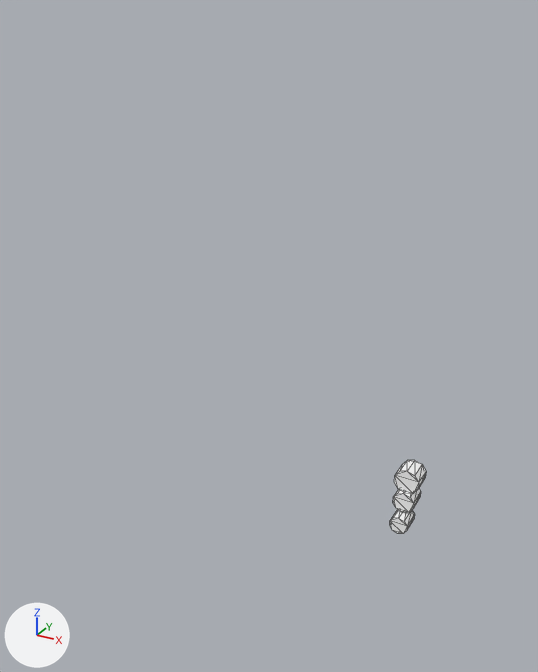
Before and after pictures for a commit that changed the glTF model public/assets/characters/species/tail_short.glb.
The view is the same before and after, from a camera (50 mm lens) standing at (0.479, -0.735, 1.048) and looking at (-0.122, 0.358, 0.502). Lighting does not change. The marker at lower left points along +X, +Y and +Z. The picture after the commit comes second. Mesh edges are drawn as thin lines. Where no turn or scale is listed for an object, it has been applied to the vertices. Vertices at exactly the same position are counted once.

Before the edit, the objects in view are built like this:
```python
me_cylinder = bpy.data.meshes.new('Cylinder')
me_cylinder.from_pydata(...)  # a 10-sided cylinder along y spanning x -0.033..0.033, y 0.89..0.95, z -0.135..-0.065; a 10-sided cylinder along y spanning x -0.028..0.028, y 0.877..0.937, z -0.187..-0.127; a 10-sided cylinder along y spanning x -0.024..0.024, y 0.85..0.91, z -0.239..-0.189
me_cylinder.materials.append(mat_tail_short_mat)  # white #ffffff
ob_tail_short = bpy.data.objects.new('tail_short', me_cylinder)
ob_tail_short.location = (0.0, 0.0, 0.0)
```
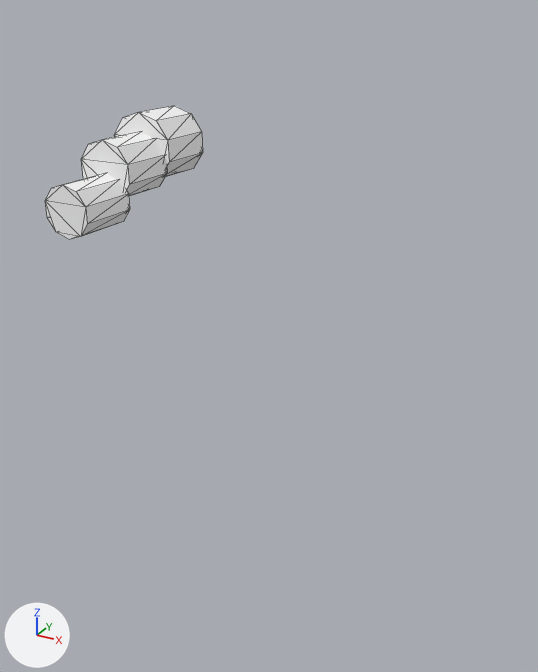
The change, as a diff of the scene's bpy script:
```diff
--- a/public/assets/characters/species/tail_short.glb.py
+++ b/public/assets/characters/species/tail_short.glb.py
@@ me_cylinder @@
 # used by ob_tail_short; location = (0.0, 0.0, 0.0)
-me_cylinder.from_pydata(...)  # 60 vertices, 108 faces; spans x -0.033..0.033, y 0.85..0.95, z -0.239..-0.065
+me_cylinder.from_pydata(...)  # 60 vertices, 108 faces; spans x -0.033..0.033, y -0.244..-0.07, z 0.855..0.955
+# me_cylinder part 1: the loose piece of 20 vertices spanning x -0.033..0.033, y 0.89..0.95, z -0.135..-0.065 is moved by (0.0, -1.02, 1.02)
+# me_cylinder part 2: the loose piece of 20 vertices spanning x -0.028..0.028, y 0.877..0.937, z -0.187..-0.127 is moved by (0.0, -1.064, 1.064)
+# me_cylinder part 3: the loose piece of 20 vertices spanning x -0.024..0.024, y 0.85..0.91, z -0.239..-0.189 is moved by (0.0, -1.094, 1.094)
 me_cylinder.materials.append(mat_tail_short_mat)
```

Changed parts and their boxes (x1, y1, x2, y2) in the pictures (538 x 672 px; the box of a moved part takes in the faces that stretch with it):
'tail_short', reshaped (330% wider, 79% taller)
    before: (390, 460, 426, 534)
    after: (45, 106, 203, 239)
part 1 of me_cylinder, moved or reshaped
    before: (394, 460, 426, 494)
    after: (114, 106, 203, 177)
part 2 of me_cylinder, moved or reshaped
    before: (393, 489, 421, 512)
    after: (81, 132, 167, 196)
part 3 of me_cylinder, moved or reshaped
    before: (390, 509, 414, 534)
    after: (45, 173, 130, 239)
